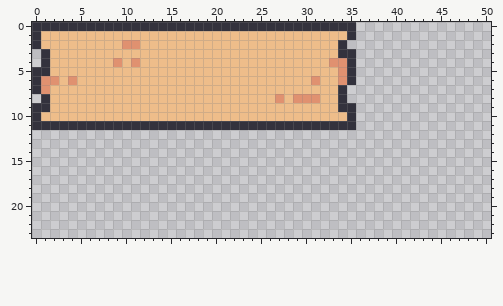
Two versions of one pixel-art file, public/sprites/Treasure Hunters/Wood and Paper UI/Aseprite/Paper.aseprite. Above is the file before it was changed.
123x29 pixels, 1 frame. Shown: x 0..50, y 0..23.
New version:
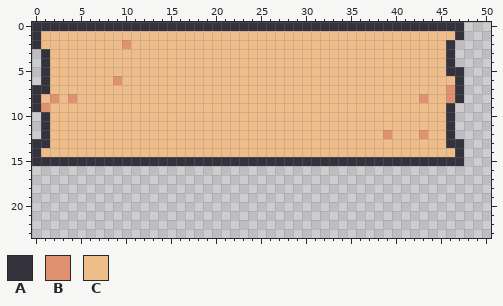
Palette (. is transparent): A #33323d  B #e09170  C #eebd8a
Difference:
Changed rows in their new state; - is an unchanged pixel.
first column x 0:
 0 ------------------------------------AAAAAAAAAAAA
 1 -----------------------------------CCCCCCCCCCCCA
 2 -----------C----------------------CCCCCCCCCCCCA-
 3 ----------------------------------CCCCCCCCCCCCA-
 4 ---------C-C---------------------CCCCCCCCCCCCCA-
 5 .---------------------------------CCCCCCCCCCCCAA
 6 .AC-C----B---------------------C--CCCCCCCCCCCCCA
 7 -A--------------------------------CCCCCCCCCCCCBA
 8 ACB-B----------------------C-CCC--CCCCCCCCCBCCBA
 9 -B--------------------------------CCCCCCCCCCCCA-
10 .A---------------------------------CCCCCCCCCCCA-
11 .-CCCCCCCCCCCCCCCCCCCCCCCCCCCCCCCCCCCCCCCCCCCCA-
12 -ACCCCCCCCCCCCCCCCCCCCCCCCCCCCCCCCCCCCCBCCCBCCA-
13 AACCCCCCCCCCCCCCCCCCCCCCCCCCCCCCCCCCCCCCCCCCCCAA
14 ACCCCCCCCCCCCCCCCCCCCCCCCCCCCCCCCCCCCCCCCCCCCCCA
15 AAAAAAAAAAAAAAAAAAAAAAAAAAAAAAAAAAAAAAAAAAAAAAAA
